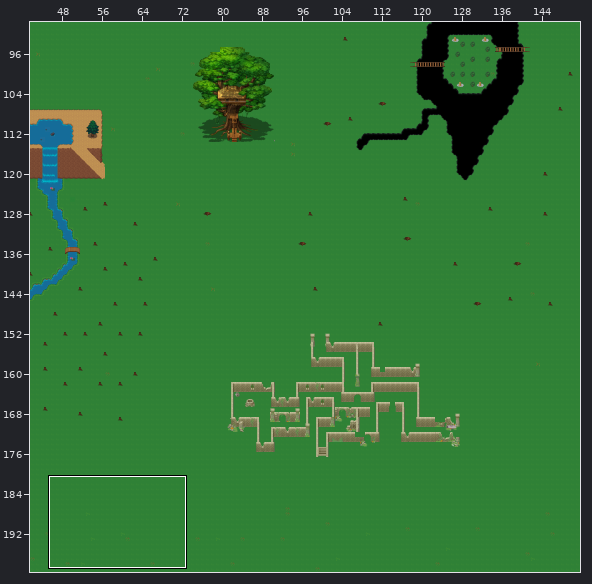
Two states of a Tiled map, images/Bg/Foret.tmx. Above: a wide view before the commit, with the close-up outlined.
Close-up. Before the commit:
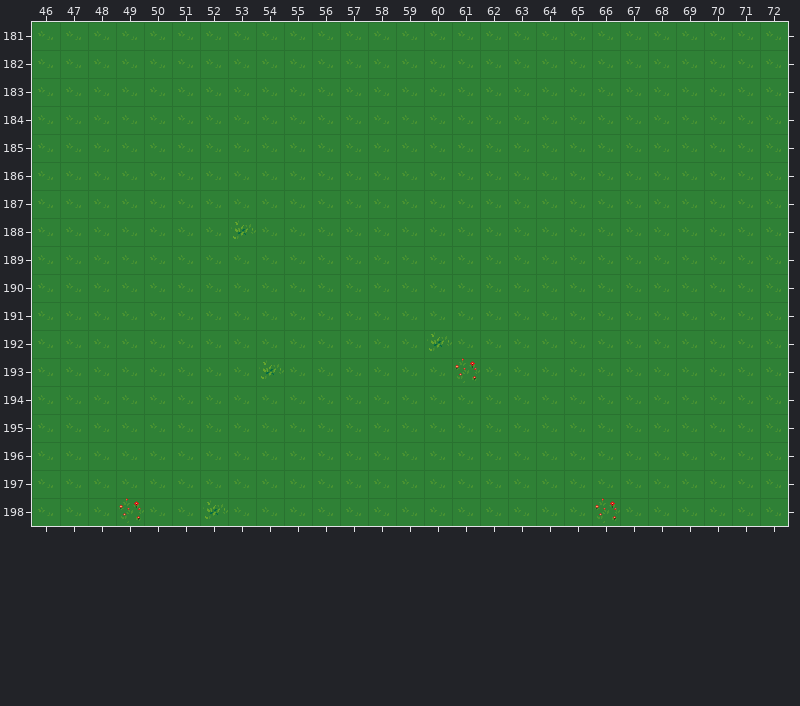
Cells are 32x32 px. Shown: x 46..72, y 181..198. The commit also changed other parts of the map, which this record leaves out.
After:
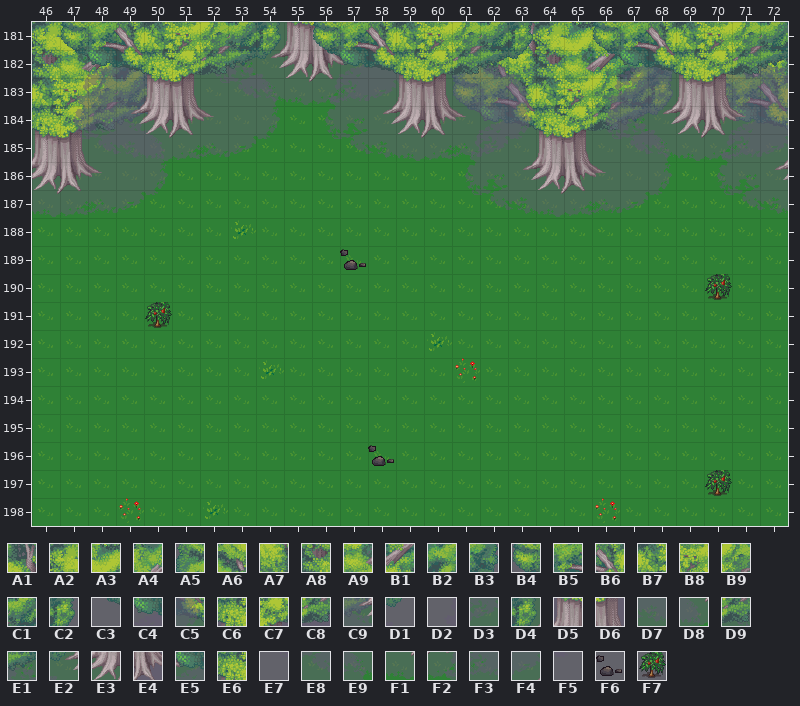
Key: from "decor foret": A1 154, A2 155, A3 156, A4 157, A5 160, A6 161, A7 162, A8 163, A9 164, B1 165, B2 166, B3 167, B4 168, B5 169, B6 170, B7 171, B8 172, B9 173, C1 174, C2 175, C3 176, C4 177, C5 178, C6 179, C7 180, C8 181, C9 182, D1 183, D2 184, D3 185, D4 186, D5 187, D6 188, D7 189, D8 191, D9 192, E1 193, E2 194, E3 195, E4 196, E5 197, E6 199, E7 200, E8 201, E9 202, F1 203, F2 204, F3 205, F4 206, F5 207; from "sol": F6 396; from "sol2": F7 877.
__ is an empty cell.
Tiles of an added or newly shown layer are drawn over the layers below it.
See-through tiles are keyed as they look on the map.
What changed:
Changed rows in their new state; .. is an unchanged cell.
Layer "walk_behind3" (now shown):
first column x 46:
181 A2 A3 .. .. .. .. .. .. D4 D5 D6 .. .. .. .. .. .. A1 A2 A3 A4 .. .. .. .. .. ..
182 A8 A9 B1 B2 B3 .. D9 E1 E2 E3 E4 E5 D7 E6 .. A5 A6 A7 A8 A9 B1 B2 B3 .. A5 A6 A7
183 B7 B8 B9 C1 C2 .. E7 E8 E9 F1 F2 F3 F4 F5 .. B4 B5 B6 B7 B8 B9 C1 C2 .. B4 B5 B6
184 C6 C7 C8 C9 D1 .. .. .. .. .. .. .. .. .. .. C3 C4 C5 C6 C7 C8 C9 D1 .. C3 C4 C5
185 D5 D6 D7 D7 D8 .. .. .. .. .. .. .. .. .. .. D2 D3 D4 D5 D6 D7 D7 D8 .. D2 D3 D4
186 E3 E4 E5 D7 E6 .. .. .. .. .. .. .. .. .. .. D9 E1 E2 E3 E4 E5 D7 E6 .. D9 E1 E2
187 F1 F2 F3 F4 F5 .. .. .. .. .. .. .. .. .. .. E7 E8 E9 F1 F2 F3 F4 F5 .. E7 E8 E9
190 .. .. .. .. .. .. .. .. .. .. .. .. .. .. .. .. .. .. .. .. .. .. .. .. F7 .. ..
191 .. .. .. .. F7 .. .. .. .. .. .. .. .. .. .. .. .. .. .. .. .. .. .. .. .. .. ..
first column x 70:
197 F7
Layer "walk_behind2" (now shown):
first column x 47:
181 B4 B5 B6 B7 B8 B9 C1 C2 .. B4 B5 B6 B7 B8 B9 C1 C2 .. .. B4 B5 B6 B7 B8 B9 C1
182 C3 C4 C5 C6 C7 C8 C9 D1 .. C3 C4 C5 C6 C7 C8 C9 D1 .. .. C3 C4 C5 C6 C7 C8 C9
183 D2 D3 D4 D5 D6 D7 D7 D8 .. D2 D3 D4 D5 D6 D7 D7 D8 .. .. D2 D3 D4 D5 D6 D7 D7
184 D9 E1 E2 E3 E4 E5 D7 E6 .. D9 E1 E2 E3 E4 E5 D7 E6 .. .. D9 E1 E2 E3 E4 E5 D7
185 E7 E8 E9 F1 F2 F3 F4 F5 .. E7 E8 E9 F1 F2 F3 F4 F5 .. .. E7 E8 E9 F1 F2 F3 F4
first column x 57:
189 F6
first column x 58:
196 F6
Boxes around the changes in both close-ups, in picture pixels (x1, y1, x2, y2):
added: (32, 22, 788, 217)
added: (340, 249, 366, 270)
added: (705, 274, 732, 300)
added: (145, 302, 172, 328)
added: (368, 445, 394, 466)
added: (705, 470, 732, 496)
